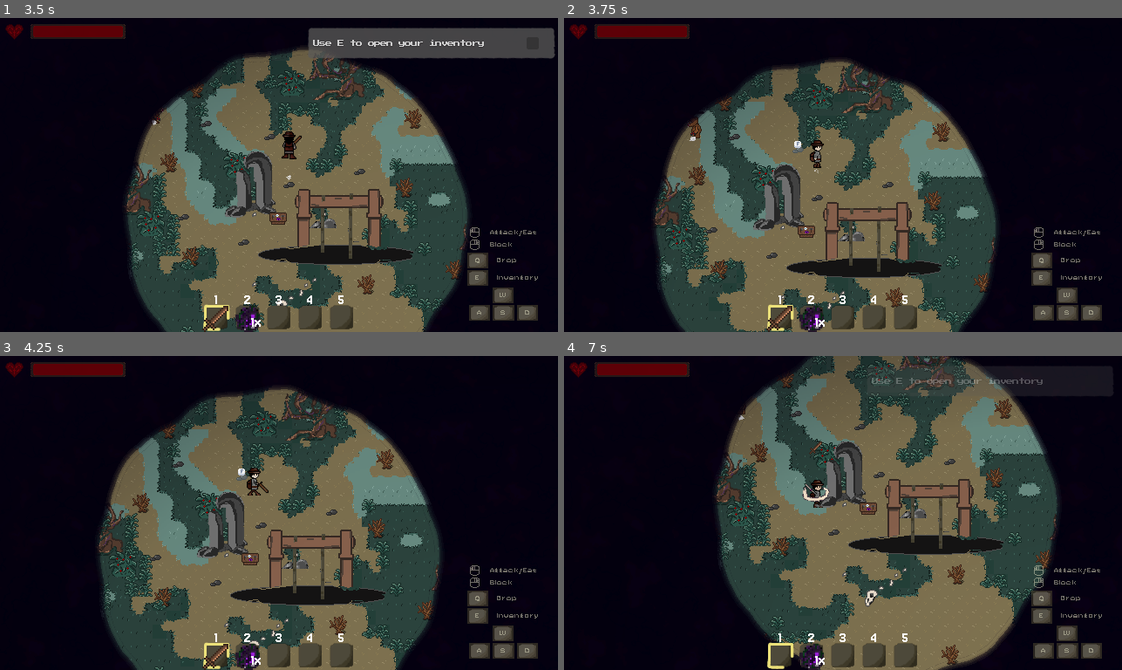
Above: before the commit, frames 1-4 (two rows, left to right).
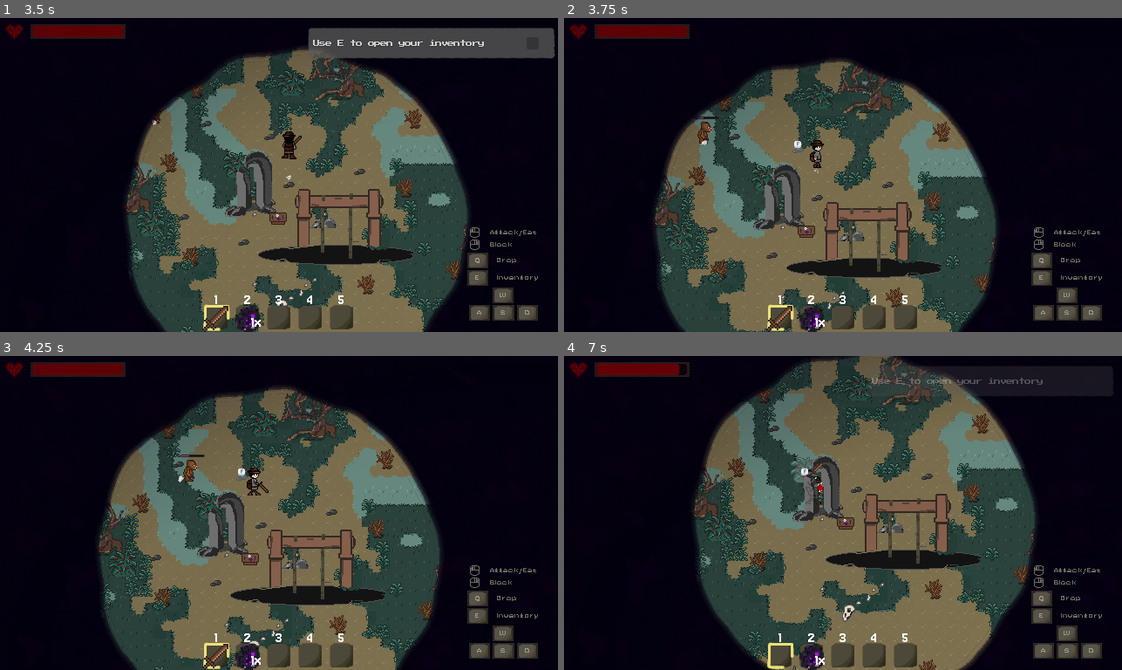
Above: after the commit, the same moments.

Repository: TimoRoggel/EverDark
Game: Godot game, scene res://UI/Main menu/main_menu.tscn
Two runs of this game, one before a commit and one after it. Both use one fixed random seed, a clock stepped at 60 frames per second and the inputs below. The engine's default icon, where the game draws it, is replaced by a stand-in: a white triangle on a blue panel in a dark square. Sound files missing from this copy of the repository are replaced by a short silence.
Inputs (mouse positions are in pixels of both pictures, inside the frame that each line leads up to):
- Up to frame 1 (3.5 s): click "Start a new game" at 0.5 s; click "Start a new game" at 1.25 s; click "OK" at 2 s; tap Enter (ui_accept) at 2.75, 3.02 s; move the mouse to (251, 237) at 2.77 s; press the mouse at (251, 237) at 2.78 s; hold W (up) from 2.78 s (still down)
- Up to frame 2 (3.75 s): release W (up) at 3.5 s; release the mouse at (815, 237) at 3.5 s; drag from (1010, 222) to (904, 247) at 3.52 s
- Up to frame 3 (4.25 s): no input
- Up to frame 4 (7 s): move the mouse to (675, 465) at 4.27 s; hold A (left) 4.28-5 s; hold Right mouse button (block) 4.28-5 s; click (675, 465) at 4.55 s; drag from (870, 513) to (982, 616) at 5.02 s; move the mouse to (759, 434) at 5.77 s; hold S (down) 5.78-6.5 s; hold Q (drop_item) 5.78-6.5 s; tap Enter (ui_accept) at 6.02 s; click (759, 434) at 6.05 s; drag from (965, 497) to (1088, 600) at 6.52 s

Frame 1 is identical in both runs. In frame 2, 0.2% of the frame differs, in the area x 22-28%, y 30-41%; in frame 3, 0.2%; in frame 4, 33%, in the area x 20-89%, y 0-100%.

Commit message:
enemies are willing to leave their spawn area
you can just adjust the hard_leash_multiplier in the top of the script to adjust it how much further then can wander, it is on 5 at the moment, not sure if 3 or 4 woulf be better so i left it on 5.

Diff:
--- a/scripts/characters/enemy/enemy_controller.gd
+++ b/scripts/characters/enemy/enemy_controller.gd
@@ -4,6 +4,7 @@
 @export var min_distance_to_target: float = 8.0
 @export var attack_distance: float = 48.0
 @export var max_wander_distance: float = 48.0
+@export var hard_leash_multiplier: float = 5.0
 @export var predictive_attacking: bool = false
 
 var target: TargetComponent = null
@@ -16,8 +17,9 @@
 var returning_home: bool = false
 var spawn_origin: Vector2 = Vector2.ZERO
 
-func _init() -> void:
-	flags = CharacterFlags.Enemy
+func _get_property_list() -> Array:
+	var properties: Array = []
+	return properties
 
 func _ready() -> void:
 	super()
@@ -36,26 +38,39 @@
 	if !health.alive:
 		return
 
+	var current_target: CharacterController = get_target()
+	var has_target: bool = current_target != null and is_instance_valid(current_target) and !current_target.is_queued_for_deletion()
+
 	if spawn_origin != Vector2.ZERO:
-		var d = global_position.distance_to(spawn_origin)
-		if d > max_wander_distance:
+		var d: float = global_position.distance_to(spawn_origin)
+
+		if has_target and hard_leash_multiplier > 0.0 and d > max_wander_distance * hard_leash_multiplier:
+			if target:
+				target.clear_target()
+			has_target = false
+			current_target = null
 			returning_home = true
-		if returning_home:
-			var dir = (spawn_origin - global_position).normalized()
-			movement.desired_movement = dir
-			if animation:
-				animation.direction = dir
-				animation.should_flip = animation.direction.x < 0.0
-				animation.attacking = false
-			if d < max_wander_distance * 0.4:
-				returning_home = false
-			super(delta)
-			return
 
-	var current_target: CharacterController = get_target()
+		if !has_target:
+			if d > max_wander_distance:
+				returning_home = true
+			if returning_home:
+				var dir: Vector2 = (spawn_origin - global_position).normalized()
+				movement.desired_movement = dir
+				if animation:
+					animation.direction = dir
+					animation.should_flip = animation.direction.x < 0.0
+					animation.attacking = false
+				if d < max_wander_distance * 0.4:
+					returning_home = false
+				super(delta)
+				return
+		else:
+			returning_home = false
+
 	var angle_to_target: float = 0.0
 	var distance: float = INF
-	if current_target:
+	if has_target:
 		var intercept_angle: float = prediction_angle()
 		if intercept_angle != 0.0 and predictive_attacking:
 			angle_to_target = intercept_angle
@@ -72,6 +87,8 @@
 		if !charging and attack.can_attack() and distance <= attack_distance:
 			charging = true
 			await get_tree().create_timer(charge_time).timeout
+			if !is_instance_valid(self) or !health.alive:
+				return
 			attack.attack()
 			charging = false
 
@@ -81,12 +98,14 @@
 				movement.desired_movement = -Vector2.from_angle(angle_to_target)
 	else:
 		movement.desired_movement = Vector2.ZERO
+
 	if animation:
 		animation.direction = Vector2.from_angle(angle_to_target) if movement.desired_movement.is_zero_approx() else movement.desired_movement
 		animation.should_flip = animation.direction.x < 0.0
 		animation.attacking = charging
 		if animation.animated_sprite.animation.begins_with(animation.ANIMS[2]):
 			movement.desired_movement = Vector2.ZERO
+
 	super(delta)
 
 func get_target() -> CharacterController:
@@ -108,10 +127,6 @@
 	return current_target.global_position.distance_to(global_position)
 
 func prediction_angle() -> float:
-	if !attack:
-		return 0.0
-	if !attack.attack_type:
-		return 0.0
 	var current_target: CharacterController = get_target()
 	if !current_target:
 		return 0.0
Not shown: 1 places in scenes/levels/world.tscn that only renumber resources
